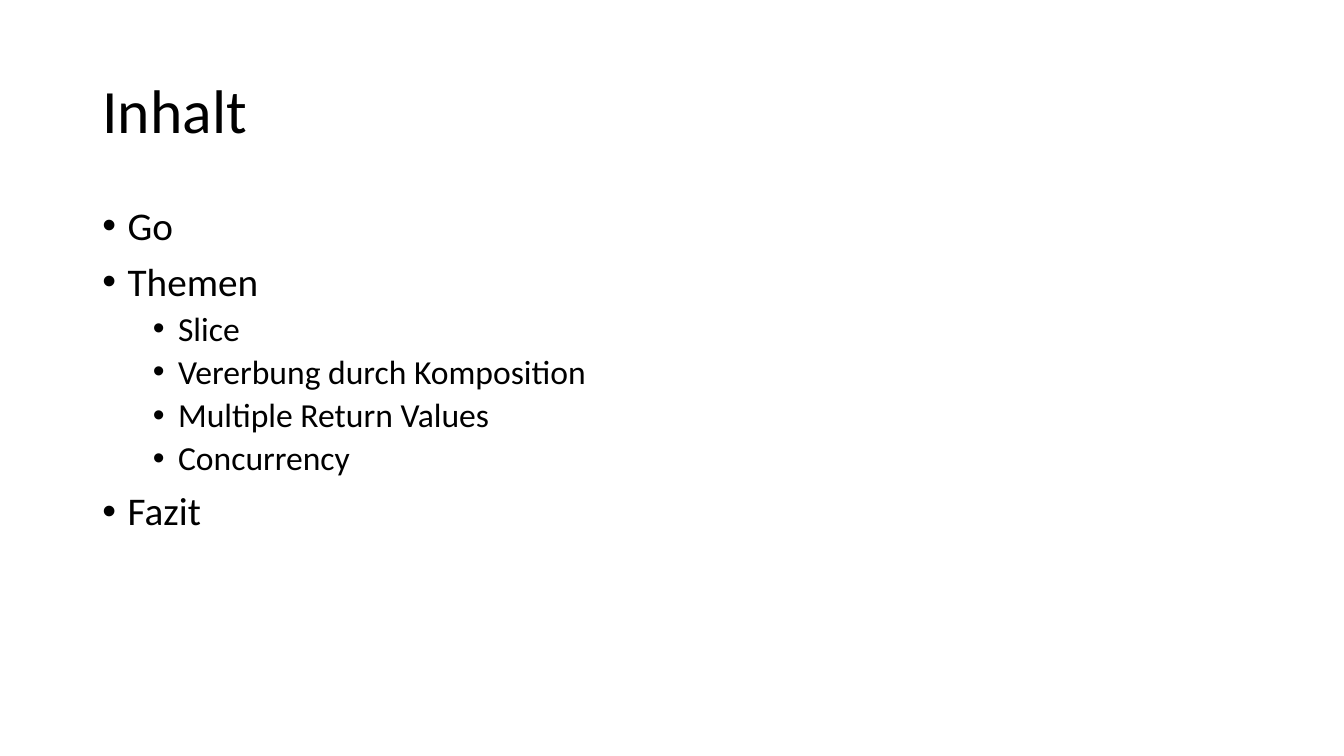
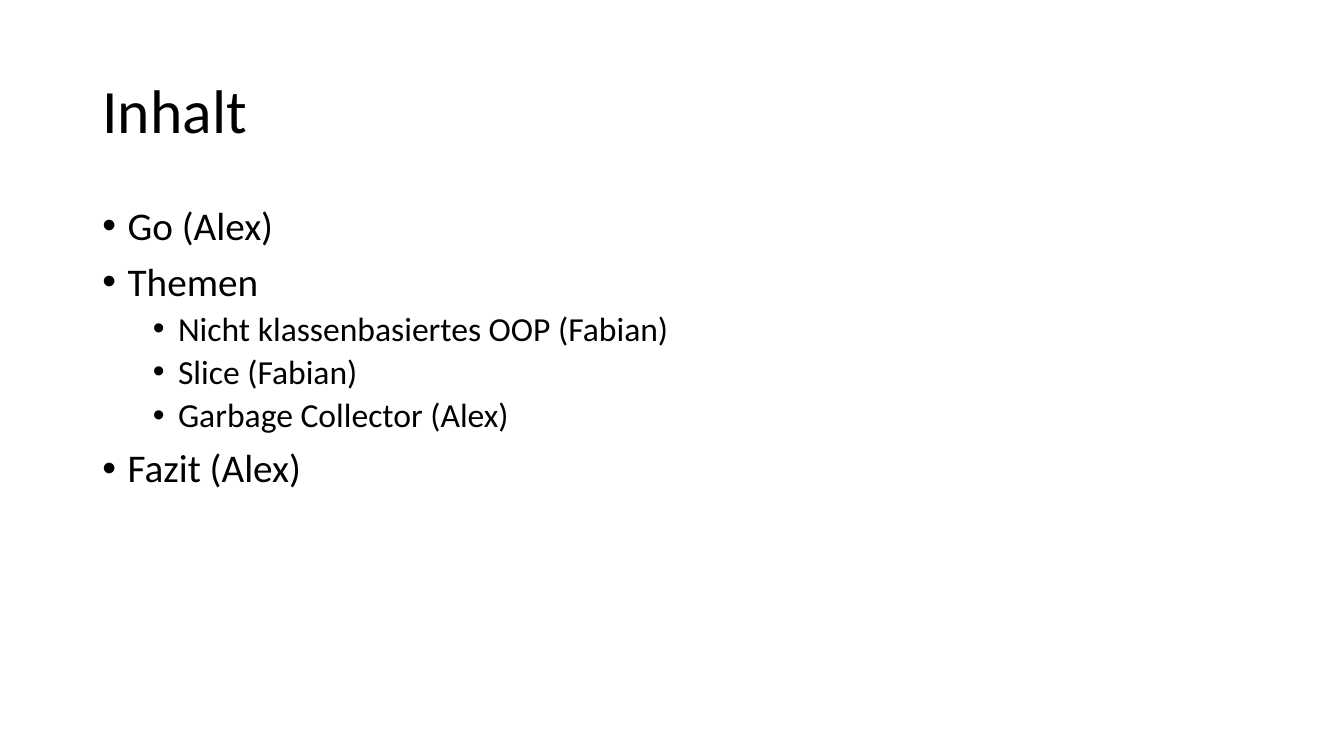
Before and after one commit to alexsuter/golang-experience, a slide deck: slide 2 of presi/presi.pptx. Drawn at 1344x756 pixels with LibreOffice and Linux fonts; fonts in the diff are those of the drawing. Boxes give left, top, right and bottom in pixels: in the first picture for what was removed or moved away, otherwise in the second. Text is boxed around its words. In the diff, an @@ line names an element or a change of style, - is before the commit and + after.

```diff
--- a/presi/presi.pptx
+++ b/presi/presi.pptx
@@ text at bbox=[128, 211, 273, 246]: text changed @@
-• Go
+• Go (Alex)
@@ text at bbox=[128, 316, 668, 488]: text changed @@
-  • Slice
-  • Vererbung durch Komposition
-  • Multiple Return Values
-  • Concurrency
-• Fazit
+  • Nicht klassenbasiertes OOP (Fabian)
+  • Slice (Fabian)
+  • Garbage Collector (Alex)
+• Fazit (Alex)
```
Also in this commit, not shown: 3 other slides changed, 1 slide added, 3 slides removed.
